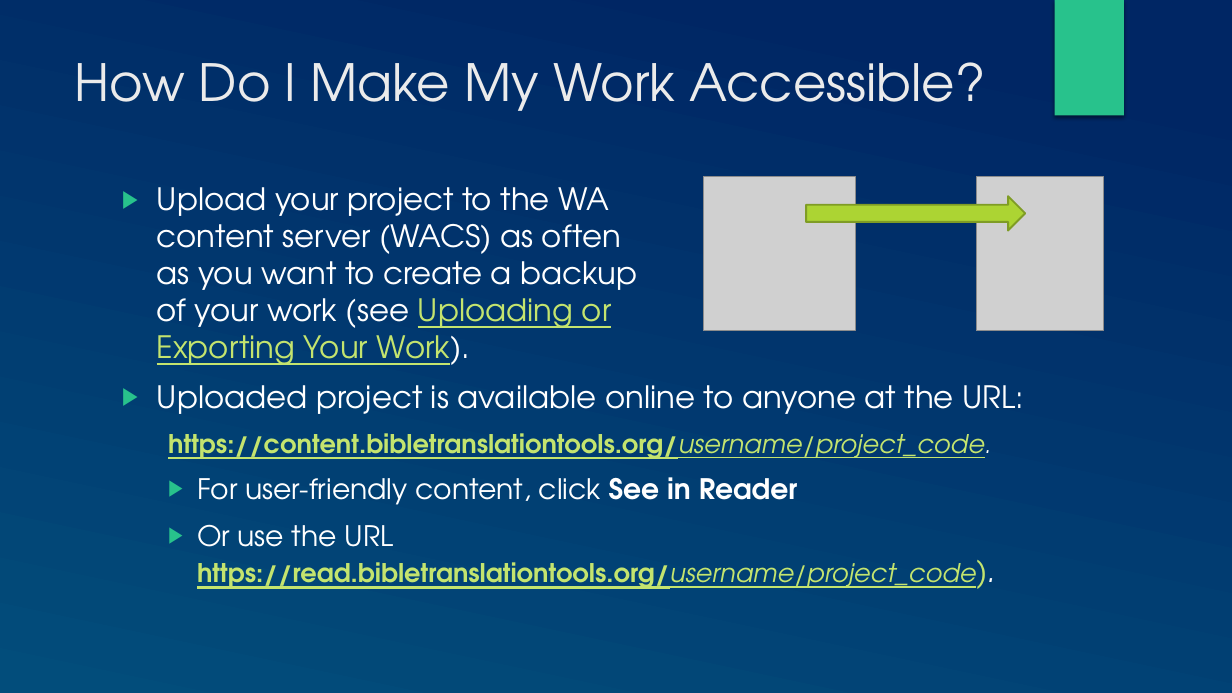
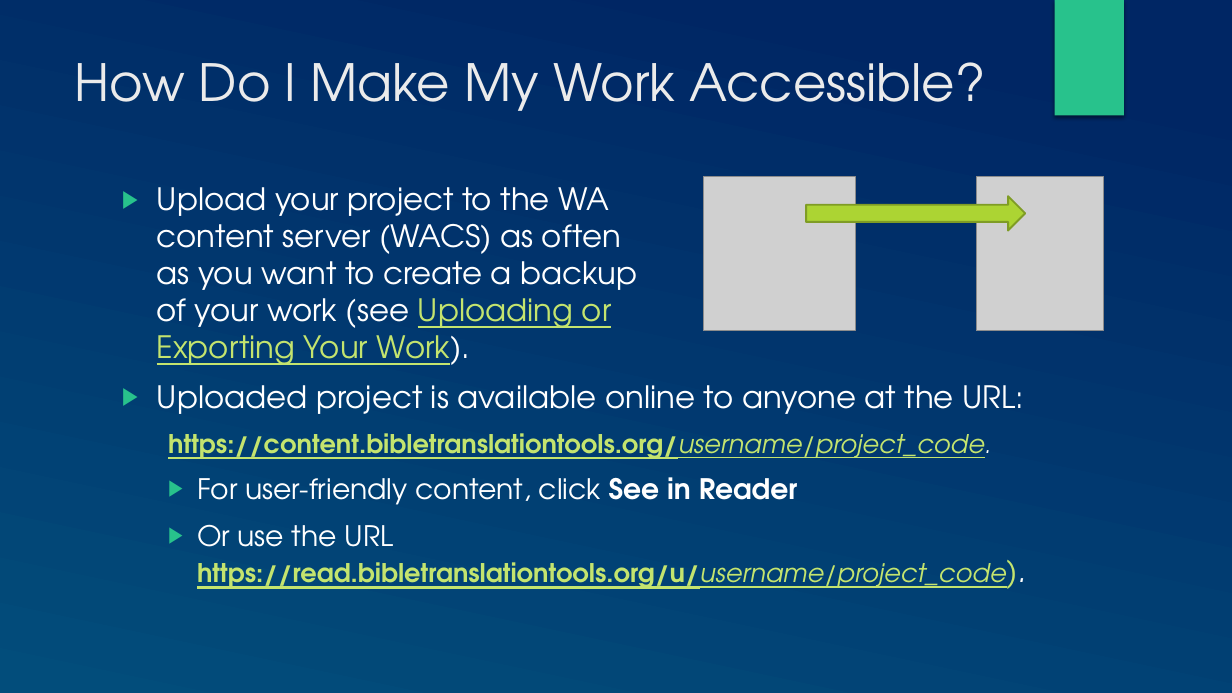
Before and after one commit to WycliffeAssociates/btt-writer-docs, a slide deck: slide 6 of docs/DPublish.pptx. Drawn at 1232x693 pixels with LibreOffice and Linux fonts; fonts in the diff are those of the drawing; grey boxes stand for pictures; background and template pictures are left out. Boxes give left, top, right and bottom in pixels: in the first picture for what was removed or moved away, otherwise in the second. Text is boxed around its words. In the diff, an @@ line names an element or a change of style, - is before the commit and + after.

```diff
--- a/docs/DPublish.pptx
+++ b/docs/DPublish.pptx
@@ text at [197,524,1006,589]: text changed @@
-  ▶ Or use the URL https://read.bibletranslationtools.org/username/project_code).
+  ▶ Or use the URL https://read.bibletranslationtools.org/u/username/project_code).
```
Also in this commit, not shown: 3 other files.
